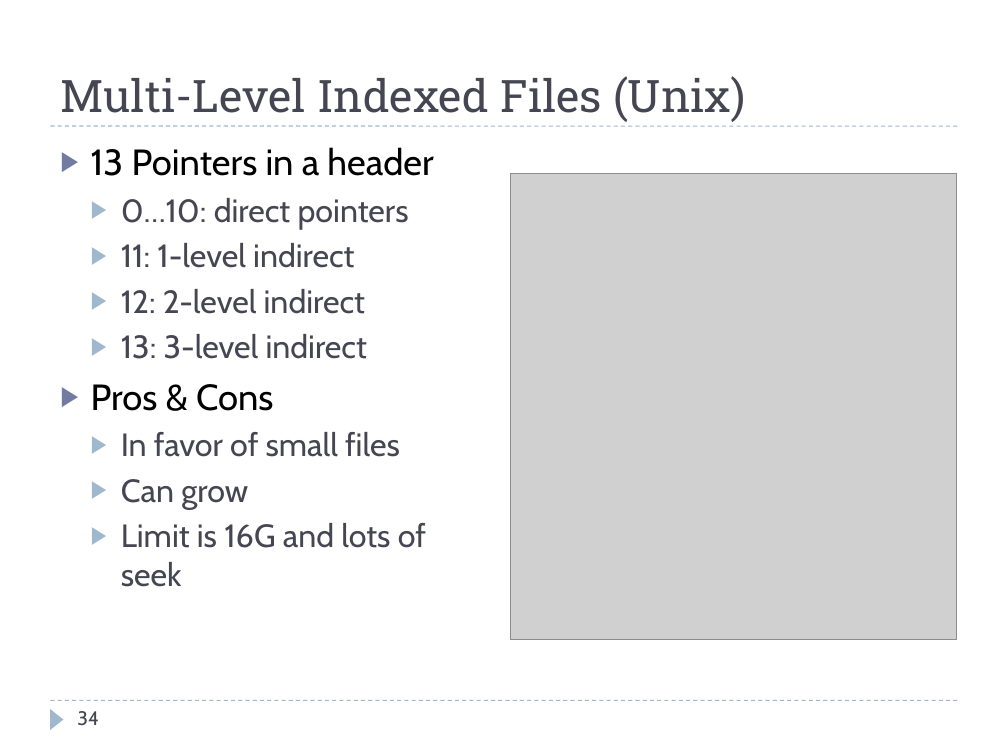
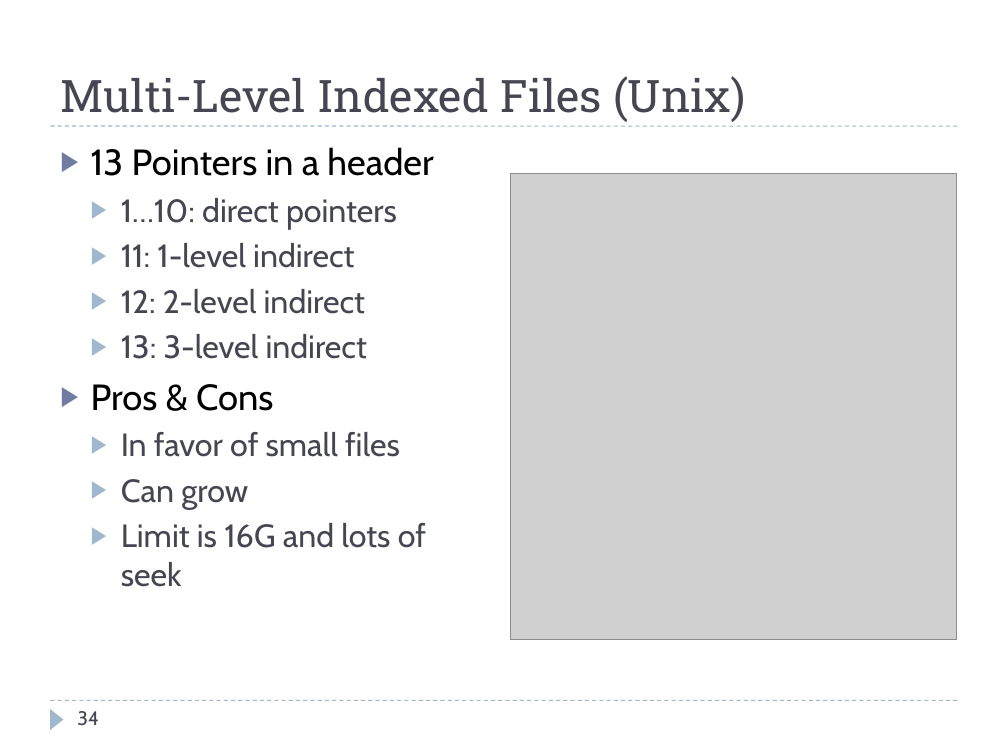
Before and after one commit to uit-inf-2201-s18/uit-inf-2201-s18.github.io, a slide deck: slide 34 of lectures/18 - File Systems.pptx. Drawn at 1008x756 pixels with LibreOffice and Linux fonts; fonts in the diff are those of the drawing; grey boxes stand for pictures. Boxes give left, top, right and bottom in pixels: in the first picture for what was removed or moved away, otherwise in the second. Text is boxed around its words. In the diff, an @@ line names an element or a change of style, - is before the commit and + after.

```diff
--- a/lectures/18 - File Systems.pptx
+++ b/lectures/18 - File Systems.pptx
@@ text at (121, 198, 397, 229): text changed @@
-  ▶ 0…10: direct pointers
+  ▶ 1…10: direct pointers
```
Also in this commit, not shown: 4 other slides changed.
